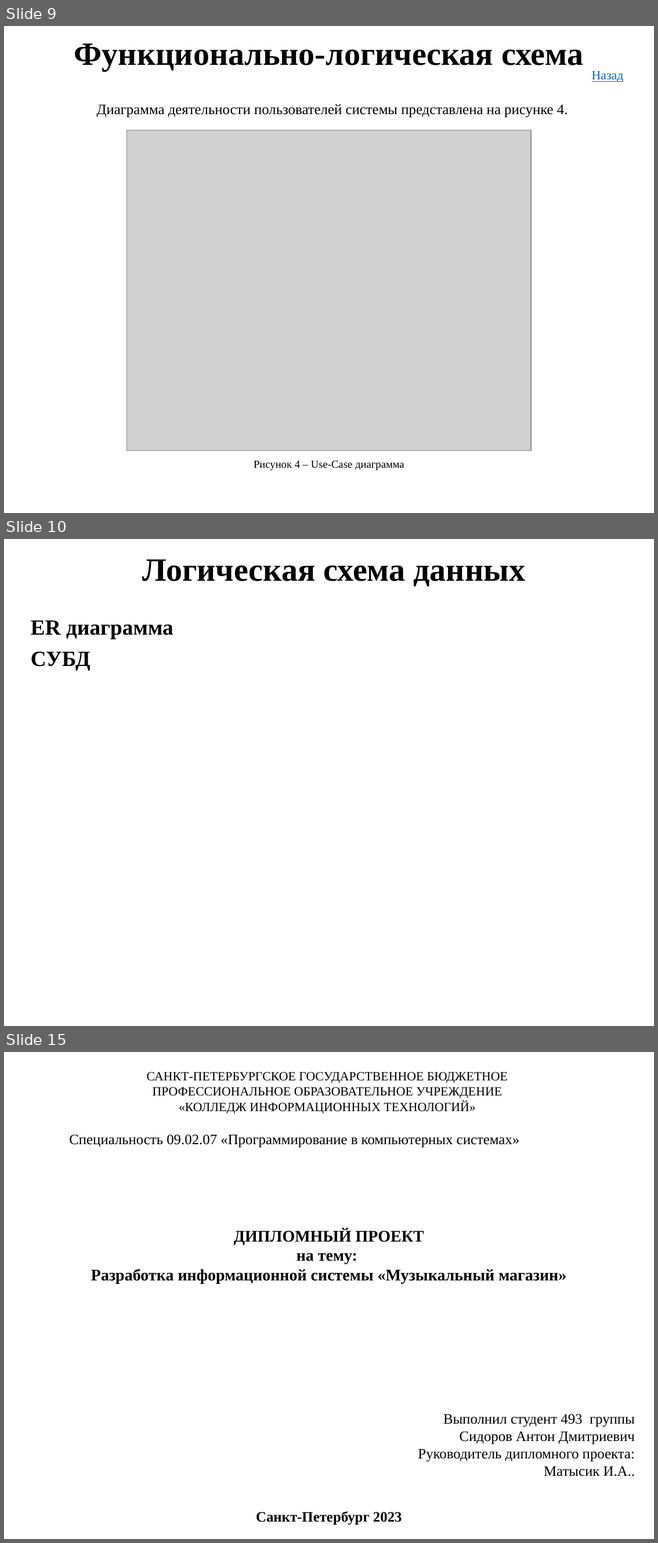
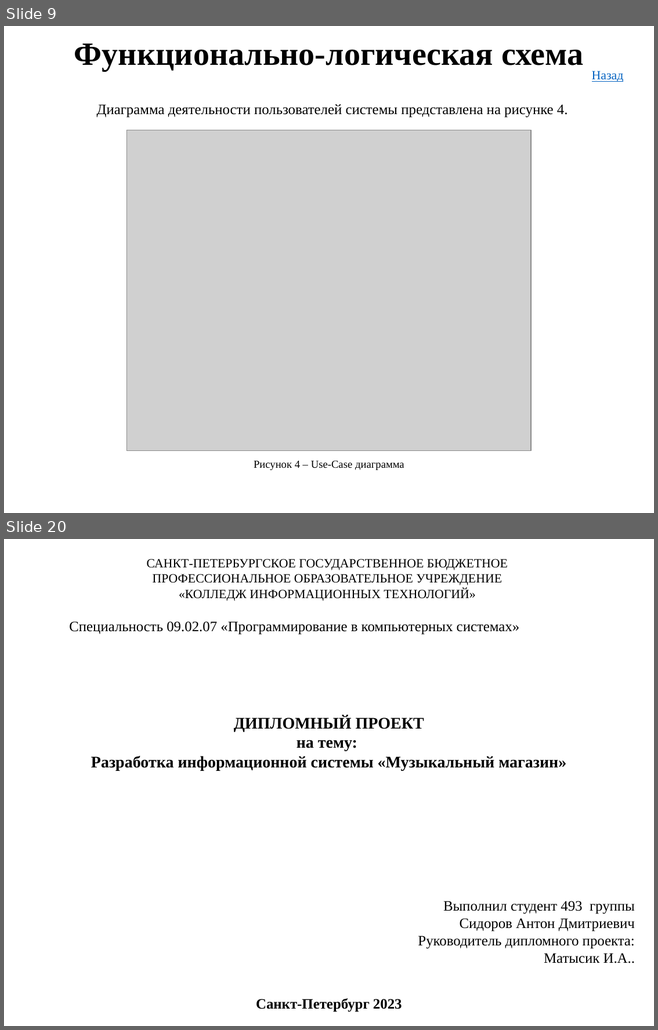
Before and after one commit to AntonSidorov1/DiplomProject, a slide deck: сидоров антон дмитриевич, Группа 493 - Презентация.pptx. Shown one above the other, each under a label of ours: slides 9, 10 and 15 before the commit, slides 9 and 20 after it; the slides between them are not shown. The pictures are 658x1543 and 658x1030 pixels, drawn with LibreOffice and Linux fonts; fonts in the diff are those of the drawing; grey boxes stand for pictures. Boxes give left, top, right and bottom in pixels: in the first picture for what was removed or moved away, otherwise in the second. Text is boxed around its words. In the diff, an @@ line names an element or a change of style, - is before the commit and + after.

```diff
--- a/сидоров антон дмитриевич, Группа 493 - Презентация.pptx
+++ b/сидоров антон дмитриевич, Группа 493 - Презентация.pptx
@@ slide 10 removed at (x1=4, y1=539, x2=654, y2=1026), background #FFFFFF @@
@@ text removed at (x1=143, y1=559, x2=525, y2=587) @@
-Логическая схема данных
@@ text removed at (x1=31, y1=620, x2=173, y2=670) @@
-ER диаграмма
-СУБД
@@ what was slide 15 is now slide 20 @@
```
Also in this commit, not shown: 1 slide changed, 10 slides added, 4 other slides removed, 31 other files.
